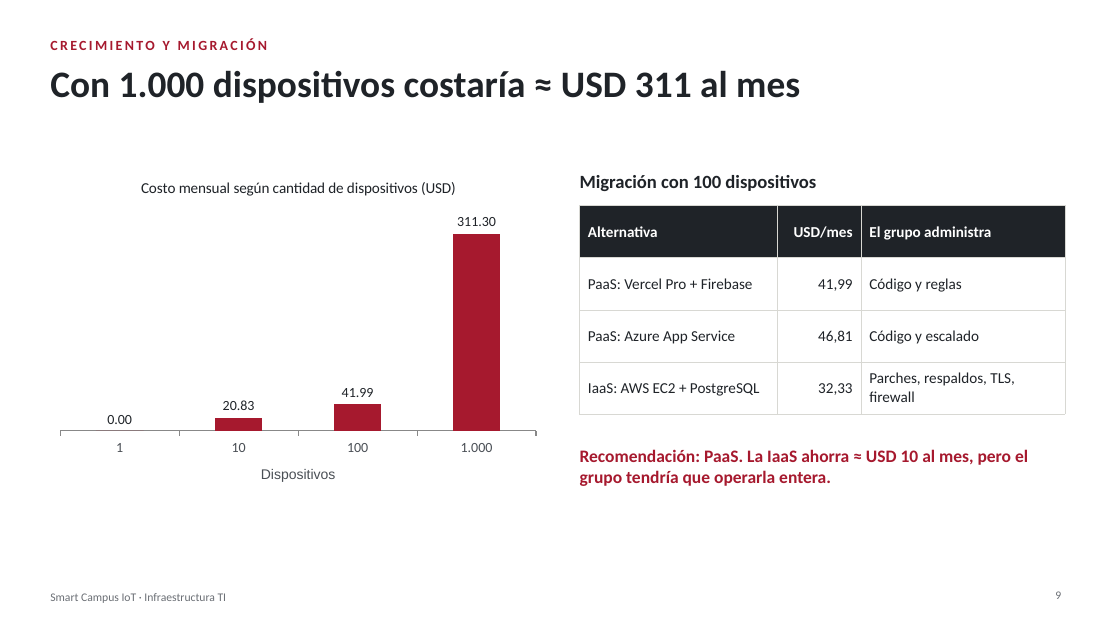
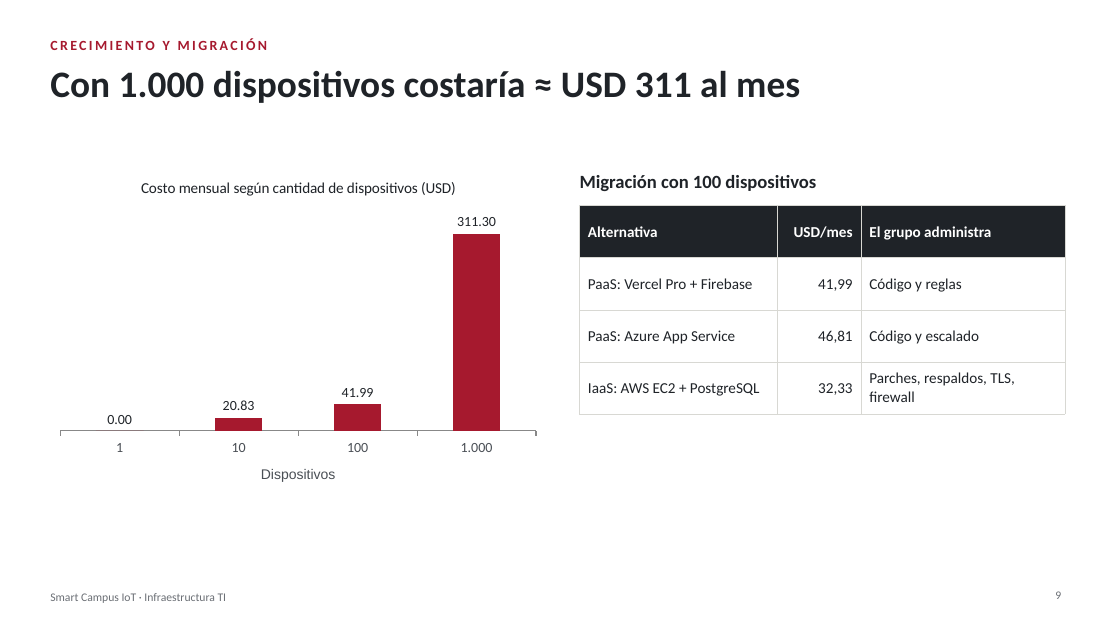
Before and after one commit to ZaidIsamit/RaspberryPi, a slide deck: slide 9 of Presentacion.pptx. Drawn at 1120x630 pixels with LibreOffice and Linux fonts; fonts in the diff are those of the drawing. Boxes give left, top, right and bottom in pixels: in the first picture for what was removed or moved away, otherwise in the second. Text is boxed around its words. In the diff, an @@ line names an element or a change of style, - is before the commit and + after.

Commit message:
Versión final del informe y la presentación

```diff
--- a/Presentacion.pptx
+++ b/Presentacion.pptx
@@ text removed at (580,449,1028,486) @@
-Recomendación: PaaS. La IaaS ahorra ≈ USD 10 al mes, pero el grupo tendría que operarla entera.
```
Also in this commit, not shown: 2 other files.
